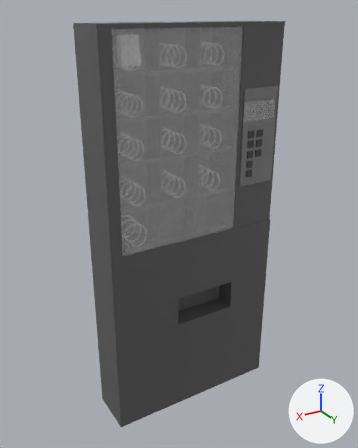
Before and after pictures for a commit that changed the glTF model vending-machine/vending-machine.gltf.
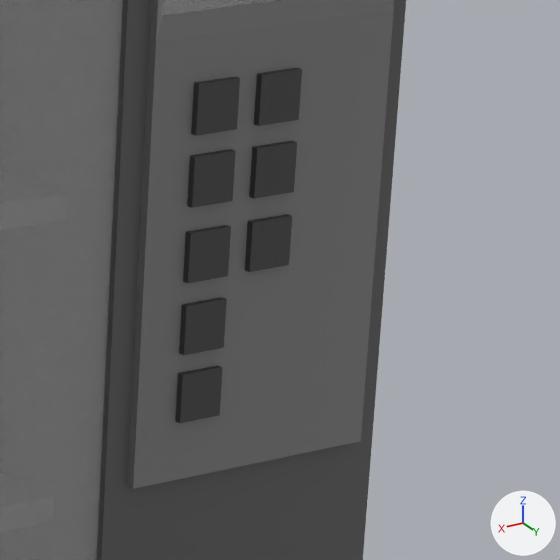
The first picture shows the older version from a camera (50 mm lens) standing at (0.871, 1.415, 1.437) and looking at (0.018, -0.007, 0.726). The close-ups show both versions on the part from 62% to 83% of the width and 27% to 44% of the height of that picture; other places that the commit changed are outside them. Arrows for +X, +Y and +Z are at lower right; the lights stay in place. Where no turn or scale is listed for an object, it has been applied to the vertices.

In view in the first close-up: '1-key', '2-key', '3-key', 'A-key', 'B-key', 'C-key', 'D-key', 'E-key', 'display', 'displayScreen', 'machine-left', 'screen'.
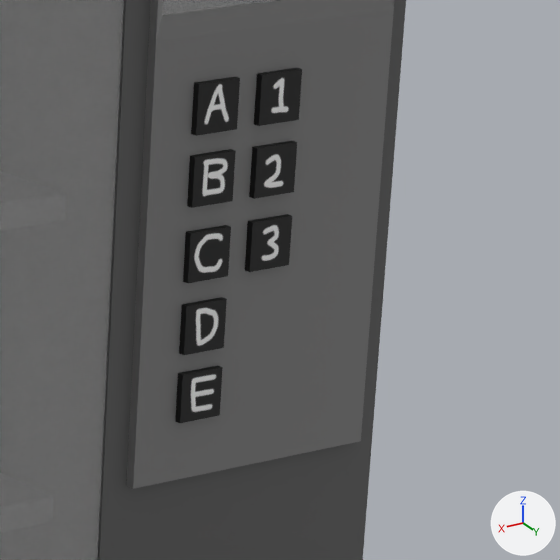
Pixel boxes [x1, y1, x2, y2] of what changed, in the close-ups (560 x 560 px):
'screen', moved: before [0, 0, 123, 560]; after [0, 0, 124, 560]
'machine-left', turned: before [97, 0, 406, 560]; after [98, 0, 406, 560]
'A-key', recoloured: [191, 77, 240, 136] in both
'B-key', recoloured: [187, 149, 236, 208] in both
'1-key', recoloured: [254, 68, 302, 126] in both
'C-key', recoloured: [183, 225, 231, 283] in both
'2-key', recoloured: [249, 141, 297, 199] in both
'D-key', recoloured: [179, 297, 227, 355] in both
'3-key', recoloured: [245, 214, 292, 272] in both
'E-key', recoloured: [175, 365, 223, 423] in both

Edits to the bpy script that builds the scene:
```text
Change me_cube_021:
    where me_cube_021.from_pydata(...)  # 8 vertices, 12 faces; spans x -0.0119..0.0119, y -0.004..0.004, z -0.0119..0.0119
    remove me_cube_021.materials.append(mat_panelbuttonmaterial)  # black #414141
    add me_cube_021.materials.append(mat_1_key_texture)  # picture img_1_key
Change me_cube_022:
    where me_cube_022.from_pydata(...)  # 8 vertices, 12 faces; spans x -0.0119..0.0119, y -0.004..0.004, z -0.0119..0.0119
    remove me_cube_022.materials.append(mat_panelbuttonmaterial)  # black #414141
    add me_cube_022.materials.append(mat_2_key_texture)  # picture img_2_key
Change me_cube_023:
    where me_cube_023.from_pydata(...)  # 8 vertices, 12 faces; spans x -0.0119..0.0119, y -0.004..0.004, z -0.0119..0.0119
    remove me_cube_023.materials.append(mat_panelbuttonmaterial)  # black #414141
    add me_cube_023.materials.append(mat_3_key_texture)  # picture img_3_key
Change me_cube_013:
    where me_cube_013.from_pydata(...)  # 8 vertices, 12 faces; spans x -0.0119..0.0119, y -0.004..0.004, z -0.0119..0.0119
    remove me_cube_013.materials.append(mat_panelbuttonmaterial)  # black #414141
    add me_cube_013.materials.append(mat_a_key_texture)  # picture img_a_key
Change me_cube_014:
    where me_cube_014.from_pydata(...)  # 8 vertices, 12 faces; spans x -0.0119..0.0119, y -0.004..0.004, z -0.0119..0.0119
    remove me_cube_014.materials.append(mat_panelbuttonmaterial)  # black #414141
    add me_cube_014.materials.append(mat_b_key_texture)  # picture img_b_key
Change me_cube_018:
    where me_cube_018.from_pydata(...)  # 8 vertices, 12 faces; spans x -0.0119..0.0119, y -0.004..0.004, z -0.0119..0.0119
    remove me_cube_018.materials.append(mat_panelbuttonmaterial)  # black #414141
    add me_cube_018.materials.append(mat_c_key_texture)  # picture img_c_key
Change me_cube_019:
    where me_cube_019.from_pydata(...)  # 8 vertices, 12 faces; spans x -0.0119..0.0119, y -0.004..0.004, z -0.0119..0.0119
    remove me_cube_019.materials.append(mat_panelbuttonmaterial)  # black #414141
    add me_cube_019.materials.append(mat_d_key)  # picture img_d_key
Change me_cube_020:
    where me_cube_020.from_pydata(...)  # 8 vertices, 12 faces; spans x -0.0119..0.0119, y -0.004..0.004, z -0.0119..0.0119
    remove me_cube_020.materials.append(mat_panelbuttonmaterial)  # black #414141
    add me_cube_020.materials.append(mat_e_key_texture)  # picture img_e_key
Change ob_machine_left:
    ob_machine_left.rotation_euler: (0.0, 0.0, 1.578) -> (0.0, 0.0, 1.571)  # degrees (0, 0, 90)
Change ob_screen:
    ob_screen.location: (0.0728, 0.1, 1.0475) -> (0.0737, 0.1019, 1.0475)
```
